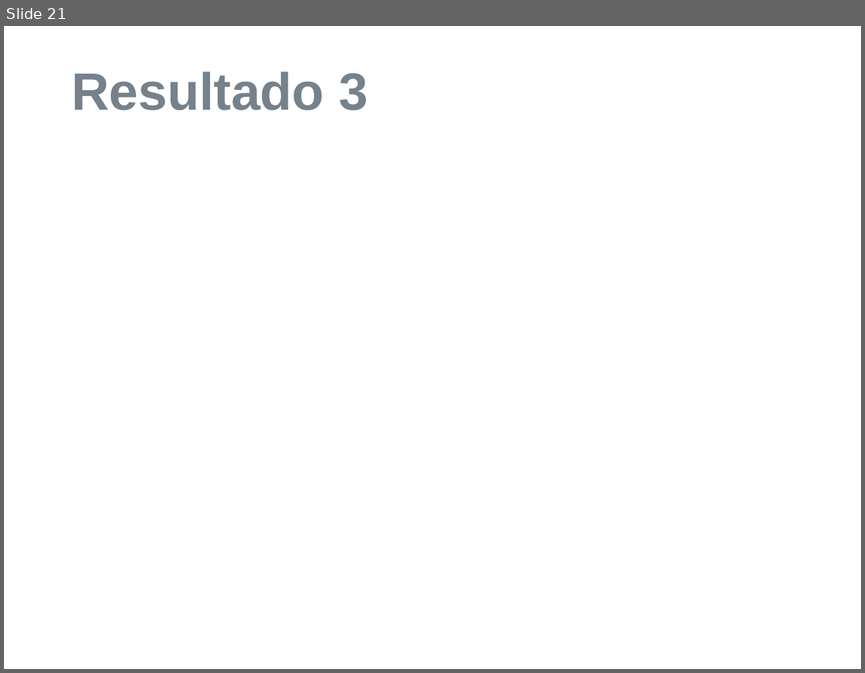
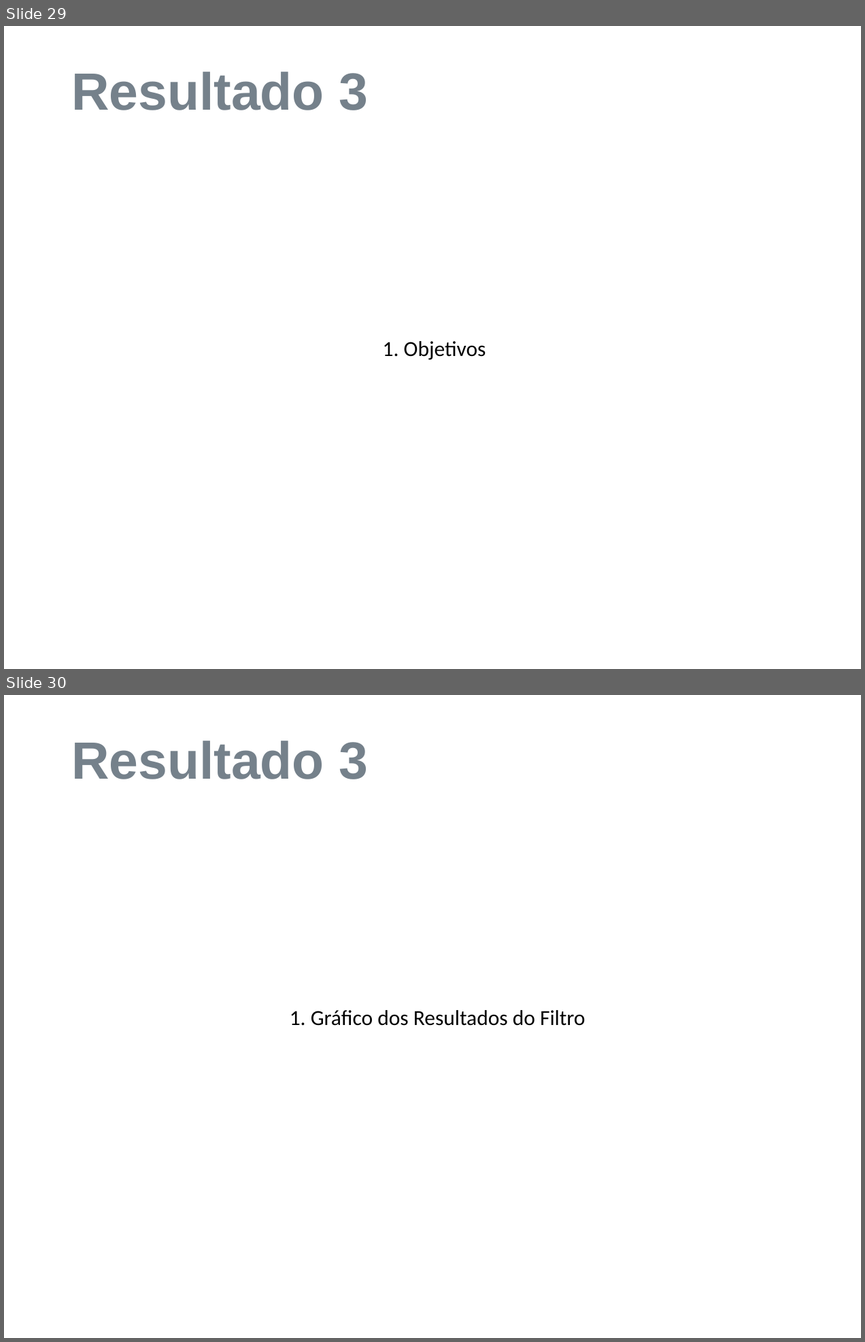
Before and after one commit to matheuskraemer/pfc, a slide deck: doc/apresentacao/Tema-Apresentação-Exemplo.ppt. Shown one above the other, each under a label of ours: slide 21 before the commit, slides 29 and 30 after it. The pictures are 865x673 and 865x1342 pixels, drawn with LibreOffice and Linux fonts; fonts in the diff are those of the drawing; background and template pictures are left out. Boxes give left, top, right and bottom in pixels: in the first picture for what was removed or moved away, otherwise in the second. Text is boxed around its words. In the diff, an @@ line names an element or a change of style, - is before the commit and + after.

```diff
--- a/doc/apresentacao/Tema-Apresentação-Exemplo.ppt
+++ b/doc/apresentacao/Tema-Apresentação-Exemplo.ppt
@@ slide 30 added at (4,695,861,1338), background picture (left out) @@
@@ title added at (71,741,368,779), 44 pt, text #75818B, bold @@
+Resultado 3
@@ text added at (290,1010,585,1025), 18 pt, text #000000 @@
+1. Gráfico dos Resultados do Filtro
@@ what was slide 21 is now slide 29 @@
@@ slide 29 changed as well @@
@@ text added at (383,341,486,360), 18 pt, text #000000 @@
+1. Objetivos
```
Also in this commit, not shown: 13 other slides changed, 24 other slides added, 12 slides removed, 1 other file.
